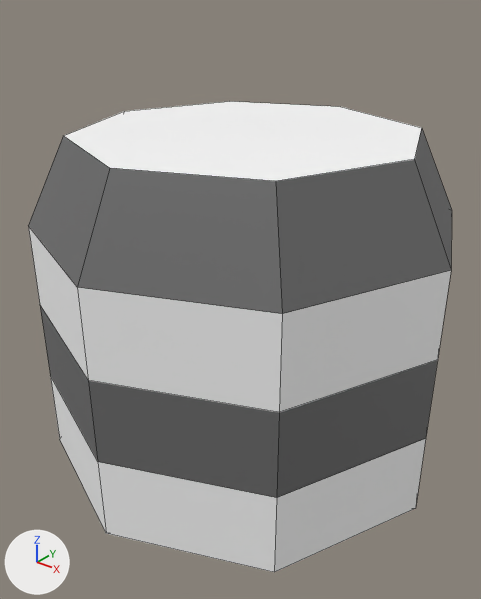
The OBJ model scenes/equipment/weapons/grenade/grenade.obj as it was, and as the next commit left it.
Rendered twice from a 50 mm lens placed at (0.0828, -0.1057, 0.0728), pointed at (-0.0022, 0.0006, 0.0069). Every picture has the same lights, and +X, +Y and +Z are marked at lower left. The older version comes first. Mesh edges are drawn as thin lines. Where no turn or scale is listed for an object, it has been applied to the vertices.

In view in the first picture: 'grenade'.
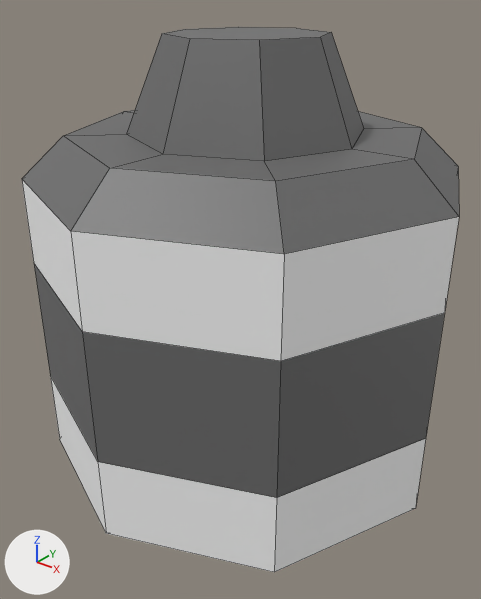
Changed parts and their boxes [x1, y1, x2, y2] in the pictures (481 x 599 px):
```json
{"object": "grenade", "change": "reshaped", "before": [28, 101, 452, 572], "after": [22, 27, 459, 572], "on screen": "16% taller"}
{"part": 1, "of": "me_grenade", "change": "built on", "before": [28, 101, 452, 415], "after": [22, 27, 459, 415]}
```

The change, as JSON lines over the scene's bpy script:
```json
{"block": "me_grenade", "where": "# used by ob_grenade; location = (0.0, 0.0, 0.0)"}
{"op": "remove", "block": "me_grenade", "code": "me_grenade.from_pydata(...)  # 41 vertices, 41 faces; spans x -0.0449..0.0449, y -0.0449..0.0449, z -0.0568..0.0449"}
{"op": "add", "block": "me_grenade", "code": "me_grenade.from_pydata(...)  # 57 vertices, 57 faces; spans x -0.0449..0.0449, y -0.0449..0.0449, z -0.0568..0.0632"}
{"block": "me_grenade", "change": "me_grenade part 1"}
{"block": "me_grenade", "change": "1 face is deleted"}
{"block": "me_grenade", "change": "8 vertices in x -0.0449..0.0449, y -0.0449..0.0449, z 0.009 move by (0.0, 0.0, 0.0097)"}
{"block": "me_grenade", "change": "8 vertices in x -0.0449..0.0449, y -0.0449..0.0449, z 0.0269 move by (0.0, 0.0, 0.0098)"}
{"block": "me_grenade", "change": "16 vertices are added at x -0.0238..0.0238, y -0.0238..0.0238, z 0.0449..0.0632"}
{"block": "me_grenade", "change": "17 new faces join them, mat_material_087 (dark grey #6c6c6c)"}
```
